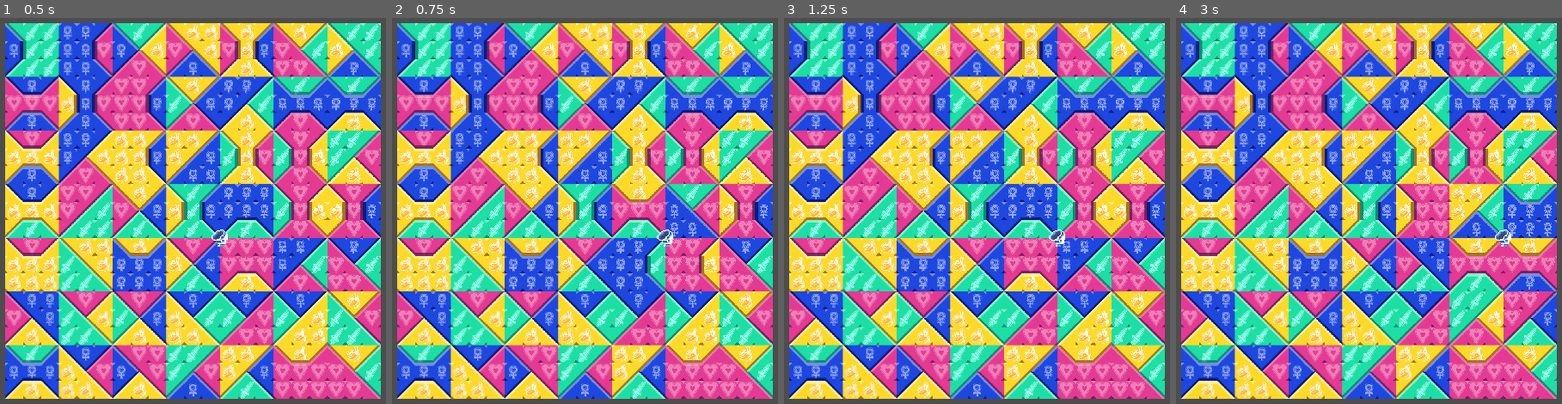
Above: before the commit, frames 1-4 (left to right).
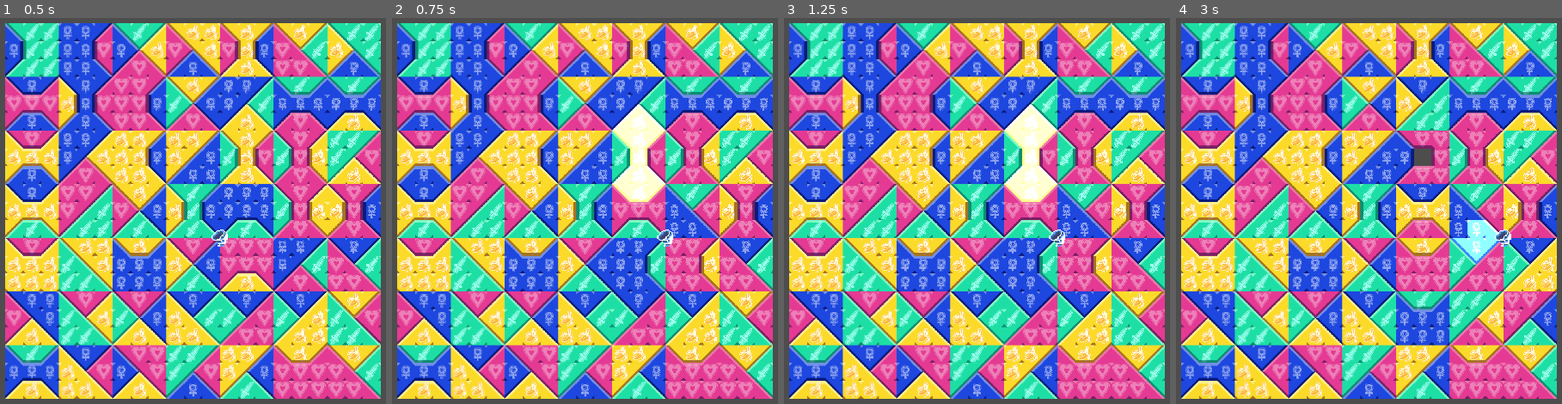
Above: after the commit, the same moments.

Repository: BoatsandJoes/thongs-twist
Game: Godot game, scene res://scenes/Main.tscn
The game is run twice, just before and just after one commit, with the same random seed, the same clock (stepped at 60 frames per second) and the same inputs.
Inputs:
- Up to frame 1 (0.5 s): no input
- Up to frame 2 (0.75 s): tap Enter at 0.5 s; hold Right (right) from 0.53 s (still down); hold J (ccw) from 0.53 s (still down)
- Up to frame 3 (1.25 s): keep holding Right (right); keep holding J (ccw); tap Space (cw) at 0.8 s
- Up to frame 4 (3 s): tap Space (cw) at 1.25, 1.35, 2.3, 2.75, 2.85 s; release Right (right) at 1.28 s; release J (ccw) at 1.28 s; hold Down (down) 1.28-2.03 s; tap J (ccw) at 1.55 s; tap Enter at 2 s; hold Right (right) 2.03-2.78 s; hold J (ccw) 2.03-2.78 s; hold Up (up) from 2.78 s (still down)

Frame 1 is identical in both runs. In frame 2, 2.0% of the frame differs, in the area x 57-71%, y 22-48%; in frame 3, 8.3%; in frame 4, 14%, in the area x 57-99%, y 15-85%.

Commit message:
Clears, but not quiiiite working right, but close.

Diff:
--- a/scenes/gameObjects/Square/square.gd
+++ b/scenes/gameObjects/Square/square.gd
@@ -1,5 +1,7 @@
 extends Node2D
 class_name Square
+
+signal cleared
 
 const size = 150
 const sprite_size = 50
@@ -9,9 +11,16 @@
 var sprites: Dictionary[Vector2i, Array] = {
 	Vector2i(0,1): [], Vector2i(0,-1): [], Vector2i(1,0): [], Vector2i(-1,0): []
 	}
+var clearTimer: Timer
 
 func _ready() -> void:
 	random()
+	clearTimer = Timer.new()
+	clearTimer.autostart = false
+	clearTimer.one_shot = true
+	clearTimer.wait_time = 1.0
+	clearTimer.timeout.connect(random)
+	add_child(clearTimer)
 
 func random() -> void:
 	colors[Vector2i(0,1)] = randi_range(0, colorChoices - 1)
@@ -28,6 +37,7 @@
 	if !opposites.is_empty():
 		colors[Vector2i(0,0)] = opposites[randi_range(0, opposites.size() - 1)]
 	update_visuals()
+	emit_signal("cleared")
 
 func twist(clockwise: bool):
 	var temp = colors[Vector2i(0,1)]
@@ -42,6 +52,11 @@
 		colors[Vector2i(0,-1)] = colors[Vector2i(1,0)]
 		colors[Vector2i(1,0)] = temp
 	update_visuals()
+
+func mark(dir: Vector2i):
+	for sprite in sprites[dir]:
+		sprite.set_modulate(Color(5,5,5,1))
+	clearTimer.start()
 
 func update_visuals():
 	if sprites[Vector2i(1,0)].is_empty():
@@ -71,9 +86,10 @@
 	for group in sprites.keys():
 		for i in range(4):
 			sprites[group][i].visible = true
+			sprites[group][i].set_modulate(Color(1,1,1,1))
 			#set color
 			sprites[group][i].frame_coords.y = colors[group]
-			#set shape todo
+			#set shape
 			if i == 0:
 				if group == Vector2i(-1, 0):
 					if colors[Vector2i(0, -1)] == colors[group]:
--- a/scenes/gameObjects/board.gd
+++ b/scenes/gameObjects/board.gd
@@ -5,6 +5,8 @@
 var board: Array[Square] = []
 var height: int = 7
 var width: int = 7
+var clearCells: Dictionary[int, Array] = {}
+var clearing: bool = false
 
 func _ready() -> void:
 	for i in height:
@@ -12,7 +14,11 @@
 			var square = Square.instantiate()
 			add_child(square)
 			board.append(square)
+			square.cleared.connect(_on_square_cleared)
 	construct_board_visual()
+
+func _on_square_cleared():
+	clearing = false
 
 func construct_board_visual():
 	for i in height:
@@ -39,3 +45,75 @@
 	board[col + 1 + (row + 1) * width].twist(clockwise)
 	board[col + 1 + row * width].twist(clockwise)
 	construct_board_visual()
+	check_clears(row, col)
+
+func check_clears(row: int, col: int):
+	#each element is one enclosed group. Keys = square indexes
+	# and values = Array of Vector2i sides involved in clear.
+	var clears: Array[Dictionary] = []
+	var cellsToCheck: Dictionary[int,Dictionary] = {
+		col + row * width: {Vector2i(-1,0): true, Vector2i(0,-1): true},
+		col + 1 + row * width: {Vector2i(1,0): true, Vector2i(0,-1): true},
+		col + (row + 1) * width: {Vector2i(-1,0): true, Vector2i(0,1): true},
+		col + 1 + (row + 1) * width: {Vector2i(1,0): true, Vector2i(0,1): true}
+	}
+	while !cellsToCheck.is_empty():
+		clearCells = {}
+		var cell = cellsToCheck.keys()[0]
+		var dir = cellsToCheck[cell].keys()[0]
+		cellsToCheck[cell].erase(dir)
+		if cellsToCheck[cell].is_empty():
+			cellsToCheck.erase(cell)
+		if check_square_beginning_from_this_side(cell, dir):
+			clears.append(clearCells)
+			#Don't check any cell that happens to also be a part of the clear that we just cleared
+			for clearedCell in clearCells.keys():
+				for clearedDir in clearCells[clearedCell]:
+					if cellsToCheck.has(clearedCell):
+						if cellsToCheck[clearedCell].has(clearedDir):
+							cellsToCheck[clearedCell].erase(clearedDir)
+							if cellsToCheck[clearedCell].is_empty():
+								cellsToCheck.erase(clearedCell)
+	if !clears.is_empty():
+		#clear
+		clearing = true
+		for clear in clears:
+			for cell in clear.keys():
+				for dir in clear[cell]:
+					board[cell].mark(dir)
+
+func check_square_beginning_from_this_side(cell: int, dir: Vector2i) -> bool:
+	var square = board[cell]
+	var result: bool = true #default value
+	if clearCells.has(cell) && clearCells[cell].has(dir):
+		return true #already part of this clear
+	# add cell/dir to checked cells
+	if !clearCells.has(cell):
+		clearCells[cell] = []
+	clearCells[cell].append(dir)
+	var color = board[cell].colors[dir]
+	if ((cell % width == 0 && dir.x == -1) || (cell % width == width - 1 && dir.x == 1)
+			|| (cell / width == 0 && dir.y == -1) || (cell / width == height - 1 && dir.y == 1)
+			|| board[cell % width + dir.x + (cell / width + dir.y) * width].colors[dir * -1] != color):
+		result = false
+	else:
+		#compile directions that match color in this square, and check their neighbors
+		var dirsToCheck = [dir]
+		if dir.x != null:
+			if board[cell].colors[Vector2i(0,1)] == color:
+				dirsToCheck.append(Vector2i(0,1))
+			if board[cell].colors[Vector2i(0,-1)] == color:
+				dirsToCheck.append(Vector2i(0,-1))
+		elif dir.y != null:
+			if board[cell].colors[Vector2i(1,0)] == color:
+				dirsToCheck.append(Vector2i(1,0))
+			if board[cell].colors[Vector2i(-1,0)] == color:
+				dirsToCheck.append(Vector2i(-1,0))
+		if board[cell].colors.has(Vector2i(0,0)) && board[cell].colors[Vector2i(0,0)] == color:
+				dirsToCheck.append(dir * -1)
+		for checkDir in dirsToCheck:
+			#check neighbors on this border
+			if !check_square_beginning_from_this_side(cell + checkDir.x + checkDir.y * width, checkDir * -1):
+				result = false
+				break
+	return result
--- a/scenes/game_manager.gd
+++ b/scenes/game_manager.gd
@@ -42,7 +42,7 @@
 		if row < board.height - 2:
 			row = row + 1
 			place_cursor()
-	elif event.is_action_pressed("cw"):
+	elif event.is_action_pressed("cw") && !board.clearing:
 		board.twist(row, col, true)
-	elif event.is_action_pressed("ccw"):
+	elif event.is_action_pressed("ccw") && !board.clearing:
 		board.twist(row, col, false)
